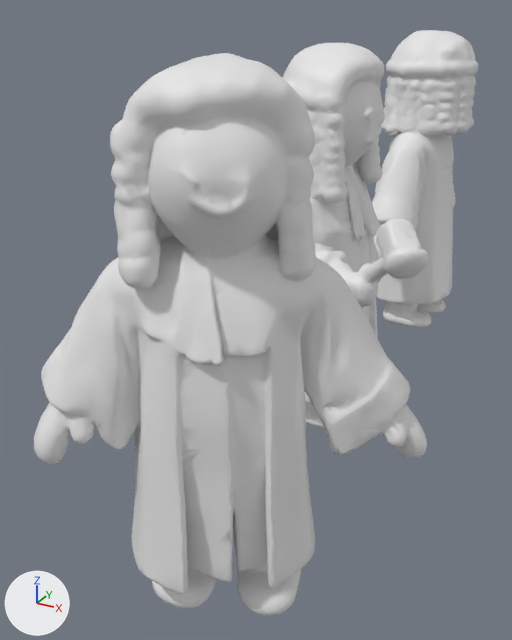
What one commit did to the glTF model apps/web/public/models/court/judge.glb.
Before and after are seen from a 50 mm lens placed at (1.05, -3.16, 1.91), pointed at (-0.45, -0.43, 0.54). Every picture has the same lights, and +X, +Y and +Z are marked at lower left. The older version comes first. Materials are left out; every surface is plain grey. Where no turn or scale is listed for an object, it has been applied to the vertices. Vertices at exactly the same position are counted once.

Before the edit, the objects in view are built like this:
```python
me_tripo_mesh_6bc324ec_9962_436b_8811_75f4fa67e57b = bpy.data.meshes.new('tripo_mesh_6bc324ec-9962-436b-8811-75f4fa67e57b')
me_tripo_mesh_6bc324ec_9962_436b_8811_75f4fa67e57b.from_pydata(...)  # 46751 vertices, 93665 faces; spans x -0.6..0.6, y -1.83..1.83, z -0.9..0.9
me_tripo_mesh_6bc324ec_9962_436b_8811_75f4fa67e57b.materials.append(mat_tripo_material_6bc324ec_9962_436b_8811_75f4fa67e57b)
ob_tripo_node_6bc324ec_9962_436b_8811_75f4fa67e57b = bpy.data.objects.new('tripo_node_6bc324ec-9962-436b-8811-75f4fa67e57b', me_tripo_mesh_6bc324ec_9962_436b_8811_75f4fa67e57b)
ob_tripo_node_6bc324ec_9962_436b_8811_75f4fa67e57b.location = (0.0, 0.0, 0.9)
```
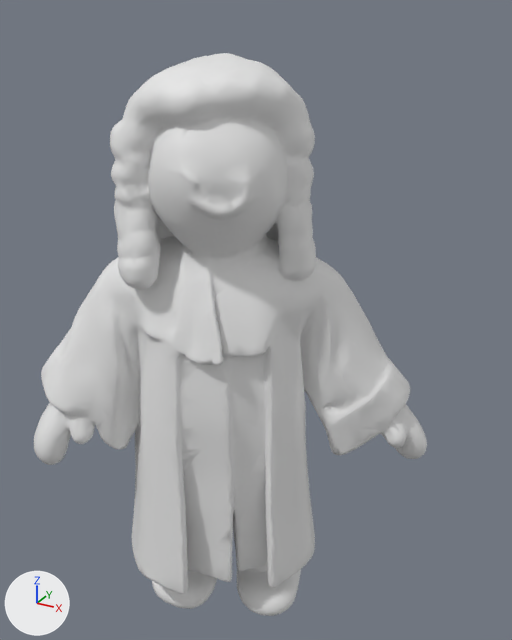
The newer file is also turned or shifted as a whole; pictures and numbers use the older file's frame.

What the commit changed:
me_tripo_mesh_6bc324ec_9962_436b_8811_75f4fa67e57b is used by ob_tripo_node_6bc324ec_9962_436b_8811_75f4fa67e57b; location (0.0, 0.0, 0.9).
me_tripo_mesh_6bc324ec_9962_436b_8811_75f4fa67e57b had 46751 vertices, 93665 faces and spanned x -0.6..0.6, y -1.83..1.83, z -0.9..0.9.
me_tripo_mesh_6bc324ec_9962_436b_8811_75f4fa67e57b now has 15776 vertices, 31591 faces and spans x -0.6..0.6, y -1.83..-1.06, z -0.9..0.9.
me_tripo_mesh_6bc324ec_9962_436b_8811_75f4fa67e57b part 1: the loose piece of 15672 vertices spanning x -0.51..0.42, y -0.8..0.38, z -0.9..0.88 is deleted.
me_tripo_mesh_6bc324ec_9962_436b_8811_75f4fa67e57b part 2: the loose piece of 15303 vertices spanning x -0.5..0.08, y 0.64..1.83, z -0.9..0.89 is deleted.
Other edits to the shape of me_tripo_mesh_6bc324ec_9962_436b_8811_75f4fa67e57b do not show in these pictures.

Pixel boxes (x1, y1, x2, y2) of what changed, in the pictures (512 x 640 px):
'tripo_node_6bc324ec-9962-436b-8811-75f4fa67e57b', reshaped (11% narrower): before (34, 30, 478, 616); after (34, 53, 427, 616)
part 1 of me_tripo_mesh_6bc324ec_9962_436b_8811_75f4fa67e57b, deleted: before (282, 43, 429, 428)
part 2 of me_tripo_mesh_6bc324ec_9962_436b_8811_75f4fa67e57b, deleted: before (372, 30, 478, 328)
